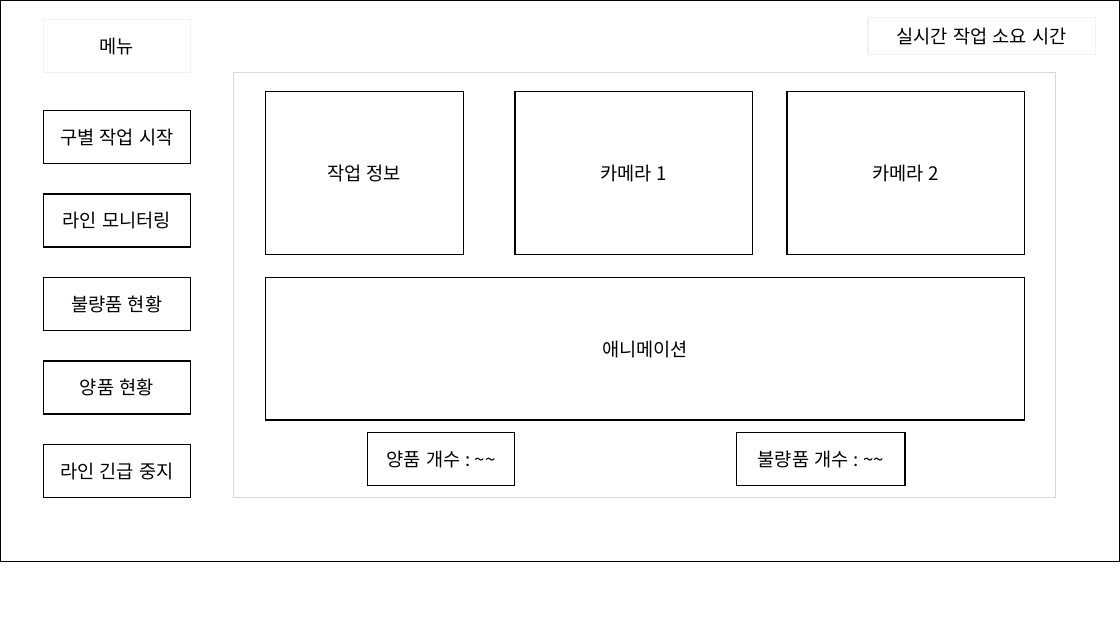
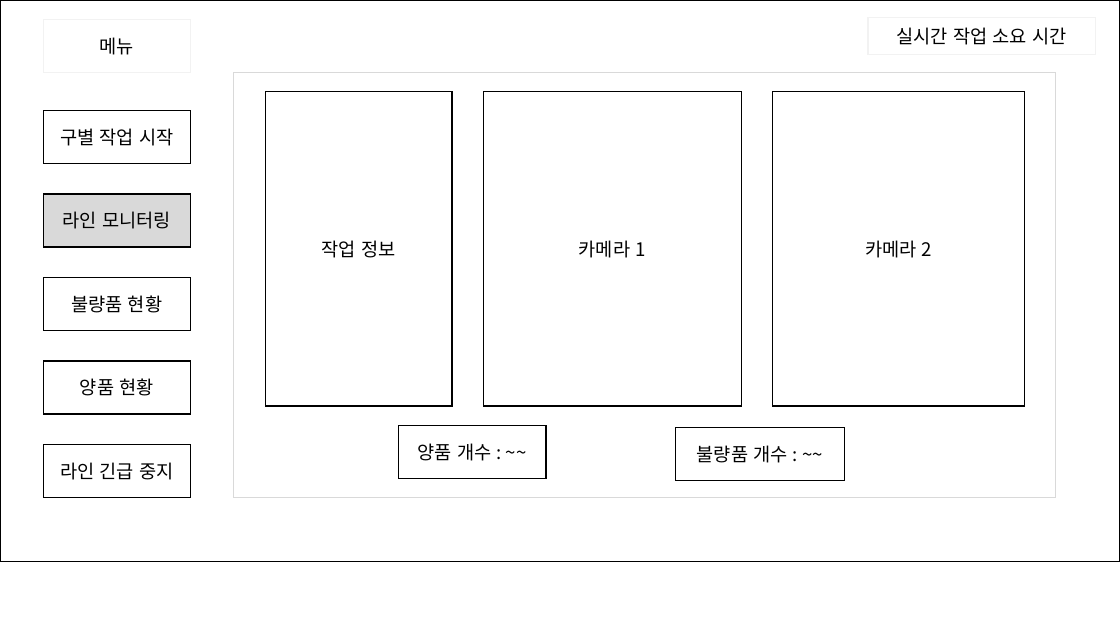
Before and after one commit to ANU-SmartFactory2021/ANU-SmartFactory2021, a slide deck: slide 3 of doc/01. 프로젝트 설계/04. UI/윈폼 구성 샘플.pptx. Drawn at 1120x630 pixels with LibreOffice and Linux fonts; fonts in the diff are those of the drawing. Boxes give left, top, right and bottom in pixels: in the first picture for what was removed or moved away, otherwise in the second. Text is boxed around its words. In the diff, an @@ line names an element or a change of style, - is before the commit and + after.

```diff
--- a/doc/01. 프로젝트 설계/04. UI/윈폼 구성 샘플.pptx
+++ b/doc/01. 프로젝트 설계/04. UI/윈폼 구성 샘플.pptx
@@ rectangle "작업 정보": place and size @@
-rectangle "작업 정보" at (266, 92, 464, 254)
+rectangle "작업 정보" at (266, 92, 452, 406)
@@ rectangle "카메라 1": place and size @@
-rectangle "카메라 1" at (515, 92, 753, 254)
+rectangle "카메라 1" at (483, 92, 741, 406)
@@ rectangle "카메라 2": place and size @@
-rectangle "카메라 2" at (787, 92, 1025, 254)
+rectangle "카메라 2" at (773, 92, 1025, 406)
@@ rectangle "라인 모니터링" at (43, 194, 191, 247): fill #FFFFFF to #D9D9D9 @@
@@ rectangle removed at (266, 277, 1025, 420) @@
-애니메이션
@@ rectangle "양품 개수 : ~~": place and size @@
-rectangle "양품 개수 : ~~" at (367, 433, 515, 486)
+rectangle "양품 개수 : ~~" at (398, 425, 546, 478)
@@ rectangle "불량품 개수 : ~~": place and size @@
-rectangle "불량품 개수 : ~~" at (737, 433, 905, 486)
+rectangle "불량품 개수 : ~~" at (676, 428, 844, 481)
```
Also in this commit, not shown: 4 other slides changed, 1 slide added.
